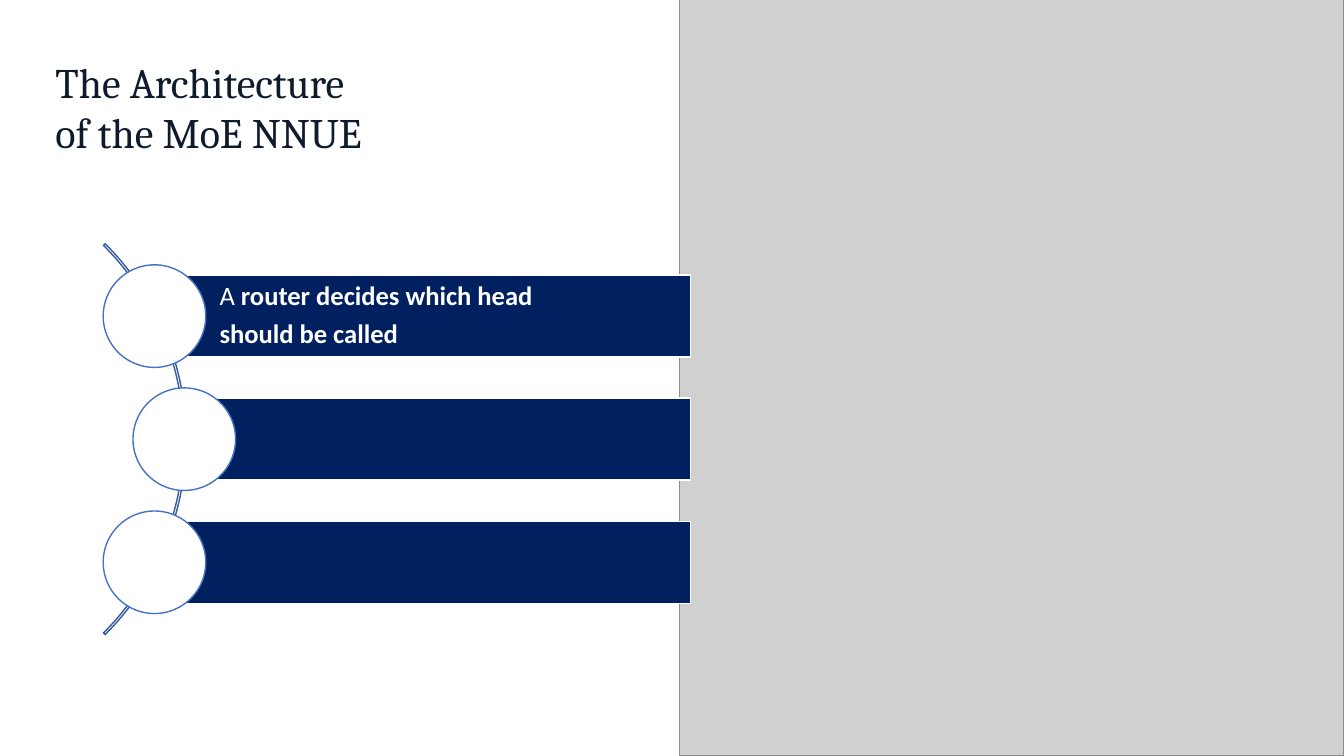
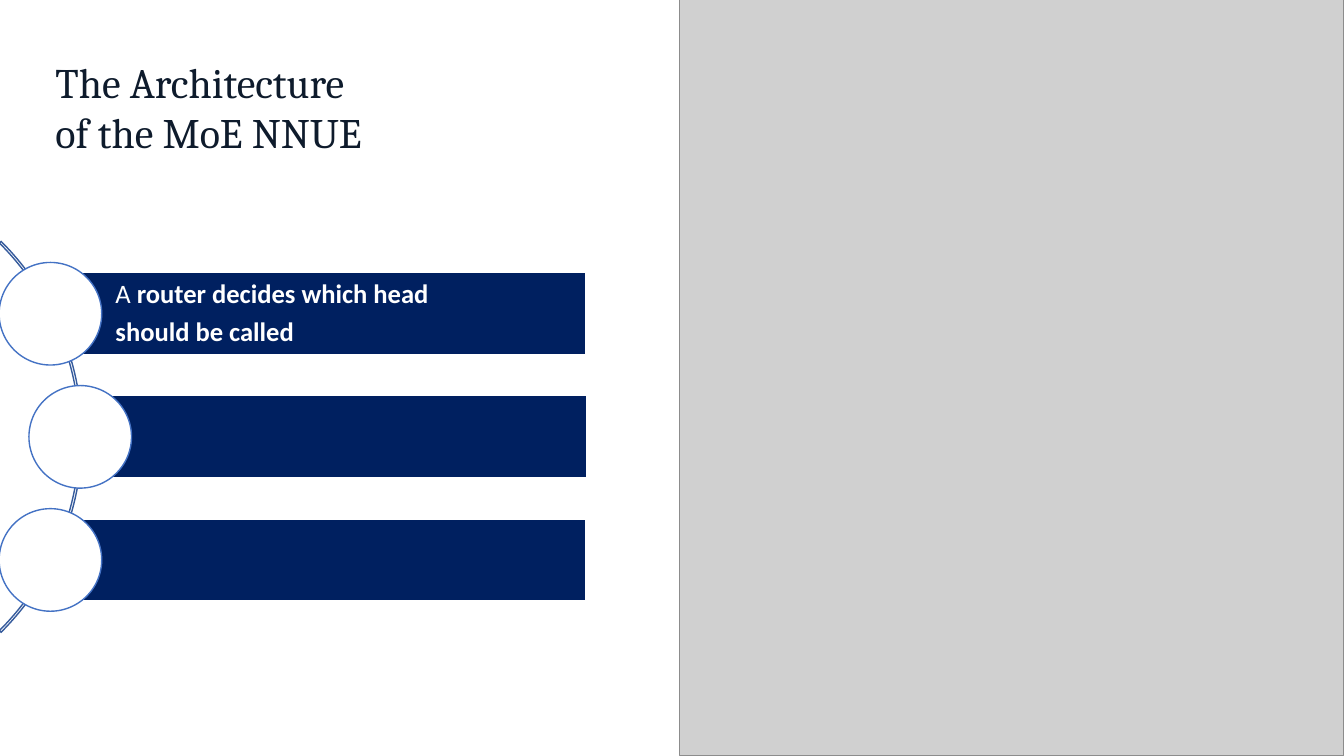
Before and after one commit to Omega97/masters-thesis-unsupervised-bucketing, a slide deck: slide 6 of Presentation/Chess_MoE_defense.pptx (slide 5 before the commit). Drawn at 1344x756 pixels with LibreOffice and Linux fonts; fonts in the diff are those of the drawing; grey boxes stand for pictures. Boxes give left, top, right and bottom in pixels: in the first picture for what was removed or moved away, otherwise in the second. Text is boxed around its words. In the diff, an @@ line names an element or a change of style, - is before the commit and + after.

```diff
--- a/Presentation/Chess_MoE_defense.pptx
+++ b/Presentation/Chess_MoE_defense.pptx
@@ 2 ellipses, 1 arch (boxed as its full ring): place and size @@
-2 ellipses, 1 arch (boxed as its full ring) at box(0, 163, 236, 716)
+2 ellipses, 1 arch (boxed as its full ring) at box(0, 160, 132, 713)
@@ 3 rectangles, 1 text, 1 ellipse: place and size @@
-3 rectangles, 1 text, 1 ellipse at box(103, 275, 691, 614)
+3 rectangles, 1 text, 1 ellipse at box(0, 273, 587, 612)
```
Also in this commit, not shown: 4 other slides changed, 2 slides added.
